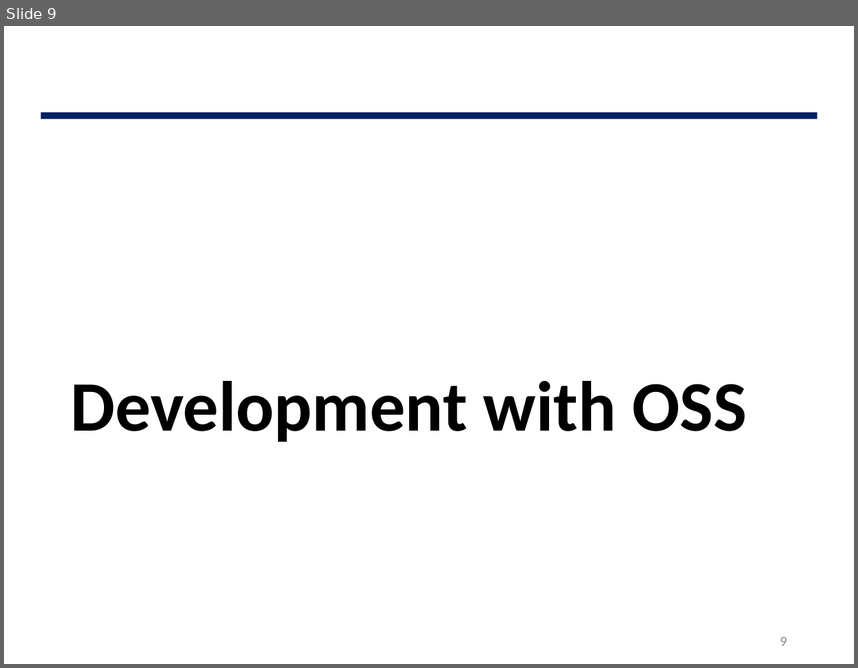
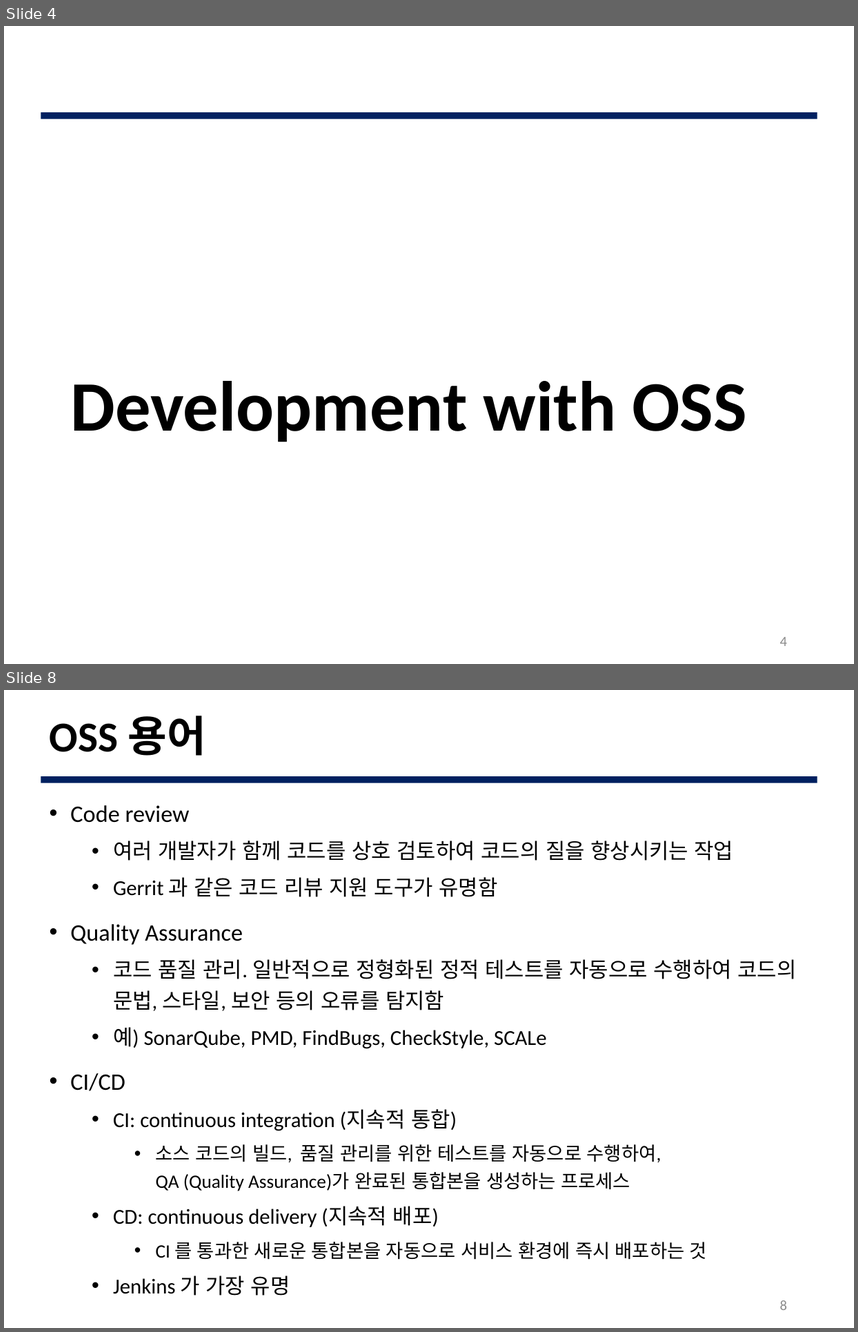
Before and after one commit to JBNU-JEduTools/osscourse, a slide deck: Slides/4. Using Open Source SW.pptx. Shown one above the other, each under a label of ours: slide 9 before the commit, slides 4 and 8 after it; the slides between them are not shown. The pictures are 858x668 and 858x1332 pixels, drawn with LibreOffice and Linux fonts; fonts in the diff are those of the drawing; background and template pictures are left out. Boxes give left, top, right and bottom in pixels: in the first picture for what was removed or moved away, otherwise in the second. Text is boxed around its words. In the diff, an @@ line names an element or a change of style, - is before the commit and + after.

```diff
--- a/Slides/4. Using Open Source SW.pptx
+++ b/Slides/4. Using Open Source SW.pptx
@@ slide 8 added at (x1=4, y1=690, x2=854, y2=1328), background #FFFFFF; not listed: 1 template element that a slide beside it also shows @@
@@ title added at (x1=50, y1=716, x2=205, y2=756), 36 pt, text #000000, bold @@
+OSS 용어
@@ text added at (x1=70, y1=805, x2=796, y2=1259), 18 pt, text #000000 @@
+• Code review
+  • 여러 개발자가 함께 코드를 상호 검토하여 코드의 질을 향상시키는 작업
+  • Gerrit 과 같은 코드 리뷰 지원 도구가 유명함
+• Quality Assurance
+  • 코드 품질 관리. 일반적으로 정형화된 정적 테스트를 자동으로 수행하여 코드의 문법, 스타일, 보안 등의 오류를 탐지함
+  • 예) SonarQube, PMD, FindBugs, CheckStyle, SCALe
+• CI/CD
+  • CI: continuous integration (지속적 통합)
+    • 소스 코드의 빌드, 품질 관리를 위한 테스트를 자동으로 수행하여,
+      QA (Quality Assurance)가 완료된 통합본을 생성하는 프로세스
+  • CD: continuous delivery (지속적 배포)
+    • CI 를 통과한 새로운 통합본을 자동으로 서비스 환경에 즉시 배포하는 것
+  • Jenkins 가 가장 유명
@@ page number added at (x1=780, y1=1300, x2=787, y2=1310), 12 pt, text #8C8C8C @@
+8
@@ what was slide 9 is now slide 4 @@
@@ page number at (x1=780, y1=637, x2=787, y2=646): text changed @@
-9
+4
```
Also in this commit, not shown: 6 slides changed, 14 other slides added, 17 slides removed, 9 other files.
